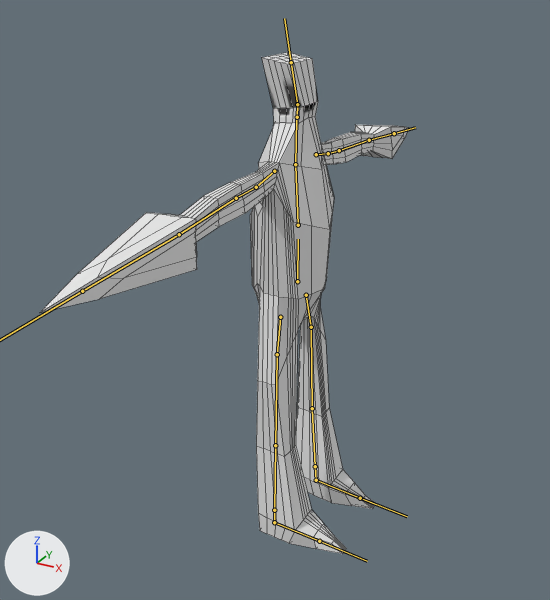
What one commit did to the FBX model Characters/Enemies/Enemy one animations.fbx.
Before and after are seen from a 50 mm lens placed at (4.9, -9.62, 8.64), pointed at (-0.16, -0.43, 4.05). The axes (+X, +Y, +Z) are drawn at lower left. The lights are the same throughout. The bones that bend it are drawn over the model as lines. Mesh edges are drawn as thin lines.
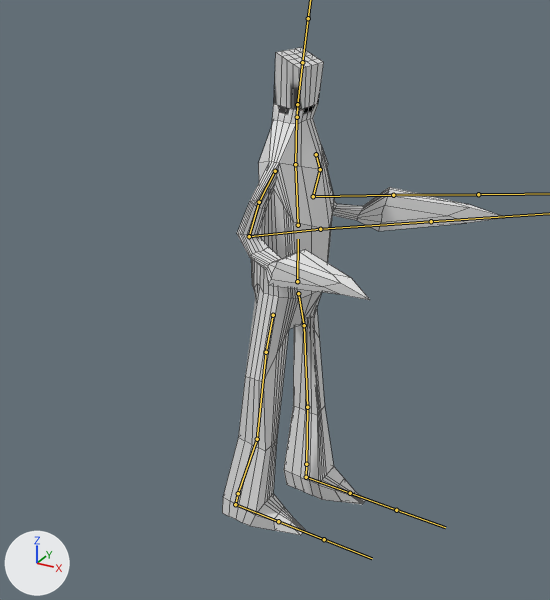
The newer file adds an action. The first version stands in its rest pose; the second is drawn at frame 11 of the action 'Armature|Armature|Armature|TossAttack|Armature|TossAttack'.

Patch to the scene script:
```diff
--- a/Characters/Enemies/Enemy one animations.fbx.py
+++ b/Characters/Enemies/Enemy one animations.fbx.py
@@ bone_bone_004 @@
 bone_bone_004 = bpy.data.objects['Armature'].pose.bones['Bone.004']  # child of 'Bone.003'
-bone_bone_004.rotation_quaternion = (1.0, 0.0, 0.0, 0.0)  # degrees (0, 0, 0)
+bone_bone_004.rotation_quaternion = (0.988, 0.121, 0.002, -0.097)  # degrees (14, 2, -11)
@@ bone_bone_005 @@
 bone_bone_005 = bpy.data.objects['Armature'].pose.bones['Bone.005']  # child of 'Bone.002'
-bone_bone_005.rotation_quaternion = (1.0, 0.0, 0.0, 0.0)  # degrees (0, 0, 0)
+bone_bone_005.rotation_quaternion = (0.914, -0.143, -0.116, -0.362)  # degrees (-11, -18, -42)
@@ bone_bone_006 @@
 bone_bone_006 = bpy.data.objects['Armature'].pose.bones['Bone.006']  # child of 'Bone.005'
-bone_bone_006.rotation_quaternion = (1.0, 0.0, 0.0, 0.0)  # degrees (0, 0, 0)
+bone_bone_006.rotation_quaternion = (0.965, -0.262, 0.0, 0.0)  # degrees (-30, 0, 0)
@@ bone_bone_007 @@
 bone_bone_007 = bpy.data.objects['Armature'].pose.bones['Bone.007']  # child of 'Bone.006'
-bone_bone_007.rotation_quaternion = (1.0, 0.0, 0.0, 0.0)  # degrees (0, 0, 0)
+bone_bone_007.rotation_quaternion = (0.503, -0.003, 0.144, 0.852)  # degrees (14, 9, 120)
@@ bone_bone_009 @@
 bone_bone_009 = bpy.data.objects['Armature'].pose.bones['Bone.009']  # child of 'Bone.002'
-bone_bone_009.rotation_quaternion = (1.0, 0.0, 0.0, 0.0)  # degrees (0, 0, 0)
+bone_bone_009.rotation_quaternion = (0.946, -0.304, 0.1, 0.052)  # degrees (-35, 13, 2)
@@ bone_bone_010 @@
 bone_bone_010 = bpy.data.objects['Armature'].pose.bones['Bone.010']  # child of 'Bone.009'
-bone_bone_010.rotation_quaternion = (1.0, 0.0, 0.0, 0.0)  # degrees (0, 0, 0)
+bone_bone_010.rotation_quaternion = (0.938, -0.346, 0.025, 0.0)  # degrees (-40, 3, -1)
@@ bone_bone_011 @@
 bone_bone_011 = bpy.data.objects['Armature'].pose.bones['Bone.011']  # child of 'Bone.010'
-bone_bone_011.rotation_quaternion = (1.0, 0.0, 0.0, 0.0)  # degrees (0, 0, 0)
+bone_bone_011.rotation_quaternion = (0.577, -0.001, -0.154, -0.802)  # degrees (14, -10, -110)
@@ bone_bone_013 @@
 bone_bone_013 = bpy.data.objects['Armature'].pose.bones['Bone.013']  # child of 'Bone'
-bone_bone_013.location = (0.0, 0.0, 0.0)
+bone_bone_013.location = (-0.13, 0.0, 0.0)
@@ bone_bone_014 @@
 bone_bone_014 = bpy.data.objects['Armature'].pose.bones['Bone.014']  # child of 'Bone.013'
-bone_bone_014.rotation_quaternion = (1.0, 0.0, 0.0, 0.0)  # degrees (0, 0, 0)
+bone_bone_014.rotation_quaternion = (1.0, 0.0, -0.001, -0.015)  # degrees (0, 0, -2)
@@ bone_bone_015 @@
 bone_bone_015 = bpy.data.objects['Armature'].pose.bones['Bone.015']  # child of 'Bone.014'
-bone_bone_015.rotation_quaternion = (1.0, 0.0, 0.0, 0.0)  # degrees (0, 0, 0)
+bone_bone_015.rotation_quaternion = (0.998, 0.0, 0.0, 0.055)  # degrees (0, 0, 6)
@@ bone_bone_017 @@
 bone_bone_017 = bpy.data.objects['Armature'].pose.bones['Bone.017']  # child of 'Bone.016'
-bone_bone_017.rotation_quaternion = (1.0, 0.0, 0.0, 0.0)  # degrees (0, 0, 0)
+bone_bone_017.rotation_quaternion = (0.998, 0.059, 0.0, 0.0)  # degrees (7, 0, 0)
@@ bone_bone_018 @@
 bone_bone_018 = bpy.data.objects['Armature'].pose.bones['Bone.018']  # child of 'Bone'
-bone_bone_018.location = (0.0, 0.0, 0.0)
-bone_bone_018.rotation_quaternion = (1.0, 0.0, 0.0, 0.0)  # degrees (0, 0, 0)
+bone_bone_018.location = (0.0, 0.0, 0.13)
+bone_bone_018.rotation_quaternion = (0.999, 0.047, -0.01, 0.0)  # degrees (5, -1, 0)
@@ bone_bone_020 @@
 bone_bone_020 = bpy.data.objects['Armature'].pose.bones['Bone.020']  # child of 'Bone.019'
-bone_bone_020.rotation_quaternion = (1.0, 0.0, 0.0, 0.0)  # degrees (0, 0, 0)
+bone_bone_020.rotation_quaternion = (0.995, 0.0, -0.002, -0.099)  # degrees (0, 0, -11)
@@ bone_bone_021 @@
 bone_bone_021 = bpy.data.objects['Armature'].pose.bones['Bone.021']  # child of 'Bone.020'
-bone_bone_021.rotation_quaternion = (1.0, 0.0, 0.0, 0.0)  # degrees (0, 0, 0)
+bone_bone_021.rotation_quaternion = (0.999, 0.0, 0.001, 0.033)  # degrees (0, 0, 4)
@@ bone_bone_022 @@
 bone_bone_022 = bpy.data.objects['Armature'].pose.bones['Bone.022']  # child of 'Bone.021'
-bone_bone_022.rotation_quaternion = (1.0, 0.0, 0.0, 0.0)  # degrees (0, 0, 0)
+bone_bone_022.rotation_quaternion = (0.992, 0.129, 0.0, 0.0)  # degrees (15, 0, 0)
```

Where the change shows, as pixel boxes [x1, y1, x2, y2] in the pictures (550 x 600 px):
'Cube', posed (23% narrower): before [41, 52, 409, 554]; after [222, 47, 506, 535]
bone 'Bone.004', root to tip: before (297, 104) to (291, 62); after (297, 104) to (302, 62)
bone 'Bone.005', root to tip: before (274, 171) to (256, 187); after (275, 171) to (259, 202)
bone 'Bone.006', root to tip: before (256, 187) to (236, 198); after (259, 202) to (249, 236)
bone 'Bone.007', root to tip: before (236, 198) to (179, 234); after (249, 236) to (320, 229)
bone 'Bone.009', root to tip: before (316, 154) to (328, 153); after (316, 154) to (320, 169)
bone 'Bone.010', root to tip: before (328, 153) to (339, 150); after (320, 169) to (313, 196)
bone 'Bone.011', root to tip: before (339, 150) to (369, 140); after (313, 196) to (393, 195)
bone 'Bone.013', root to tip: before (306, 295) to (311, 327); after (298, 293) to (304, 325)
bone 'Bone.014', root to tip: before (311, 327) to (312, 408); after (304, 325) to (307, 407)
bone 'Bone.015', root to tip: before (312, 408) to (315, 466); after (307, 407) to (306, 464)
bone 'Bone.017', root to tip: before (316, 480) to (360, 498); after (306, 477) to (350, 493)
bone 'Bone.018', root to tip: before (280, 317) to (277, 354); after (273, 315) to (266, 352)
bone 'Bone.020', root to tip: before (275, 445) to (274, 510); after (257, 439) to (238, 493)
bone 'Bone.021', root to tip: before (274, 510) to (274, 522); after (238, 493) to (235, 504)
bone 'Bone.022', root to tip: before (274, 522) to (319, 541); after (235, 504) to (278, 521)
